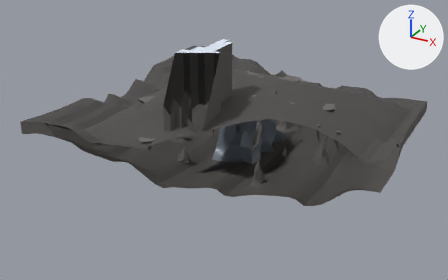
What one commit did to the glTF model assets/models/glb/DF-06.glb.
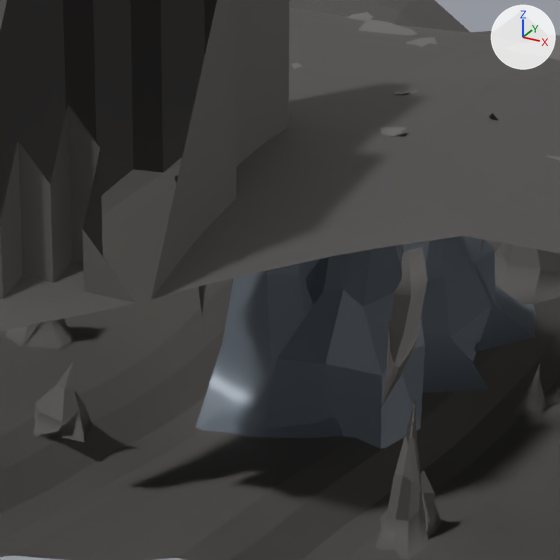
There are two pictures of each version: one whole from a 50 mm camera at (80.8, -159.2, 81.1) aimed at (-2.9, -7.0, 5.0), one close up on the part from 38% to 65% of the width and 24% to 67% of the height. The axes (+X, +Y, +Z) are drawn at upper right. The lights are the same throughout. The first two pictures are the older version. Everything nearer to the camera than a plane just in front of the edit is cut away. Vertices at exactly the same position are counted once.

Script lines for the objects in view, before the commit:
```python
me_cavernfloor = bpy.data.meshes.new('CavernFloor')
me_cavernfloor.from_pydata(...)  # 1936 vertices, 3698 faces; spans x -46.0..46.0, y -46.0..46.0, z -8.8..8.8
me_cavernfloor.materials.append(mat_df_cavern_rock)  # dark grey #5e5c58
me_cavernstalactites = bpy.data.meshes.new('CavernStalactites')
me_cavernstalactites.from_pydata(...)  # 760 vertices, 1420 faces; spans x -33.7..33.7, y -30.5..30.5, z -6.5..6.5
me_cavernstalactites.materials.append(mat_df_cavern_formation)  # dark grey #6b6966
me_districtsignature = bpy.data.meshes.new('DistrictSignature')
me_districtsignature.from_pydata(...)  # 333 vertices, 630 faces; spans x -10.5..10.5, y -16.3..16.3, z -10.2..10.2
me_districtsignature.materials.append(mat_df_cavern_crystal)  # grey #7d8792
ob_cavernfloor = bpy.data.objects.new('CavernFloor', me_cavernfloor)
ob_cavernfloor.location = (0.0, 0.0, 5.48)
ob_cavernstalactites = bpy.data.objects.new('CavernStalactites', me_cavernstalactites)
ob_cavernstalactites.location = (2.51, -5.02, 13.7)
ob_districtsignature = bpy.data.objects.new('DistrictSignature', me_districtsignature)
ob_districtsignature.location = (-0.61, 6.42, 8.4)
# also in view: 'CavernStalagmites' at (3.3, -10.5, 3.0); 'CavernVault' at (0.0, 0.0, 13.1); 'CavernShaft' at (-4.3, -16.0, 25.0); 'CavernColumns' at (-1.1, 3.5, 9.0)
```
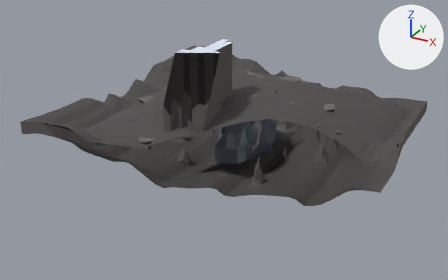
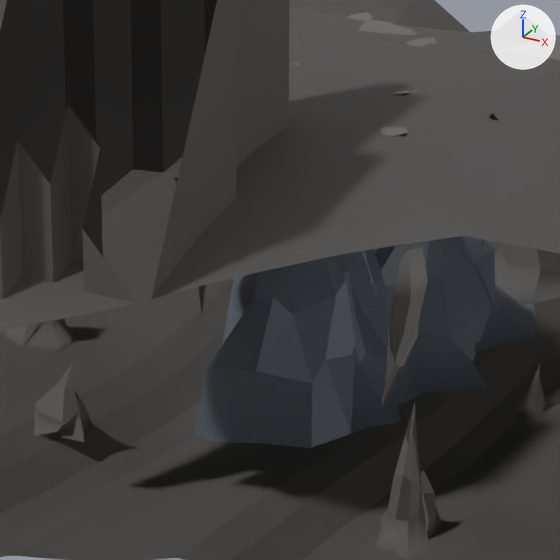
Where the newer file only moved an object's origin or applied its transform, the numbers keep the older frame.

The edits, one by one:
me_districtsignature is used by ob_districtsignature; location (-0.61, 6.42, 8.4).
me_districtsignature had 333 vertices, 630 faces and spanned x -10.5..10.5, y -16.3..16.3, z -10.2..10.2.
me_districtsignature now has 333 vertices, 630 faces and spans x -10.5..10.5, y -18.2..16.3, z -10.2..9.9.
me_districtsignature part 1: the loose piece of 37 vertices spanning x -1.4..9.1, y -15.7..-5.1, z -9.7..10.2 is moved by (-3.7, -2.5, -0.3).

Pixel boxes [x1, y1, x2, y2] of what changed, in the close-ups (560 x 560 px; the box of a moved part takes in the faces that stretch with it):
'DistrictSignature', reshaped
    before: [196, 236, 536, 449]
    after: [195, 236, 536, 448]
part 1 of me_districtsignature, moved or reshaped
    before: [273, 245, 425, 449]
    after: [195, 257, 355, 448]
